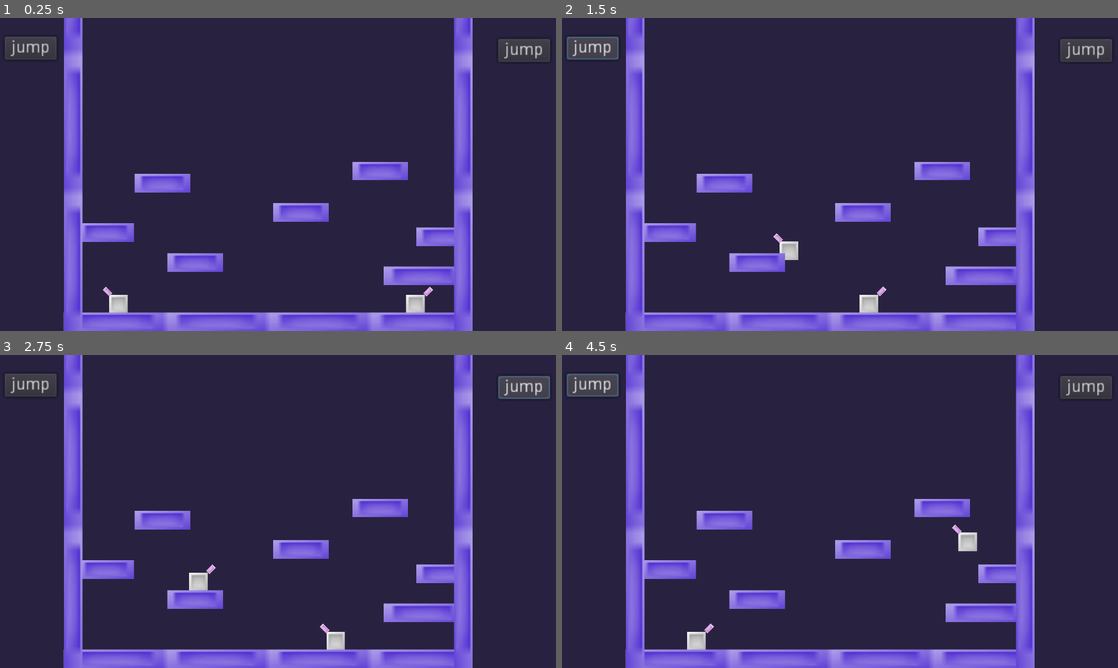
Above: before the commit, frames 1-4 (two rows, left to right).
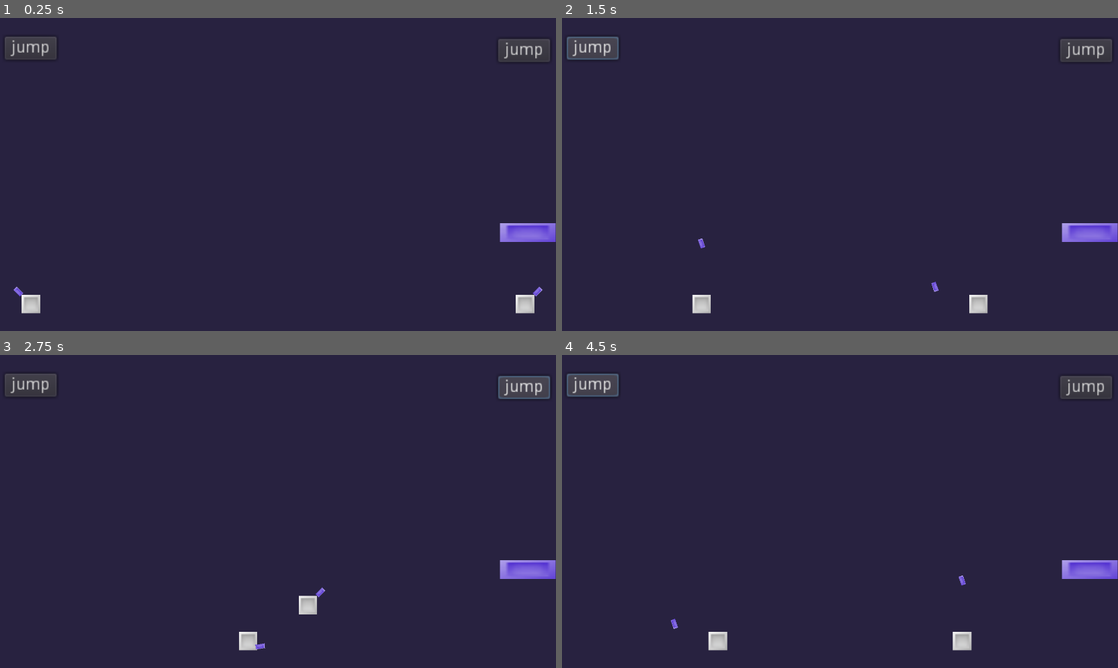
Above: after the commit, the same moments.

Repository: ra314/micro-sword-battles
Game: Godot game, scene res://Level Main.tscn
Same seed, same stepped clock (60 frames per second), same inputs: the game is played once before the commit and once after it. Before the commit the project starts from res://world.tscn.
Inputs:
- Up to frame 1 (0.25 s): no input
- Up to frame 2 (1.5 s): click "jump" at 0.5 s; click "jump" at 1.25 s
- Up to frame 3 (2.75 s): click "jump" at 2 s
- Up to frame 4 (4.5 s): click "jump" at 2.75 s; click "jump" at 3.5 s; click "jump" at 4.25 s

The runs differ from the first frame. In frame 1, 16% of the frame differs, in the area x 2-100%, y 0-100%; in frame 2, 16%; in frame 3, 16%; in frame 4, 16%.

Commit message:
Third commit?

Diff:
--- a/Level Main.gd
+++ b/Level Main.gd
@@ -8,11 +8,12 @@
 
 # Called when the node enters the scene tree for the first time.
 func _ready():
-	$Player1/Sword.connect("player_killed", self, "reset")
-	$Player2/Sword.connect("player_killed", self, "reset")
+	$Player1/Sword1.connect("player_killed", self, "reset")
+	$Player2/Sword2.connect("player_killed", self, "reset")
 	$Button1.connect("button_down", $Player1, "action")
 	$Button2.connect("button_down", $Player2, "action")
 	pass
 
 func reset(killed_player):
 	get_tree().reload_current_scene()
+	pass
--- a/Level Main.tscn
+++ b/Level Main.tscn
@@ -1,33 +1,60 @@
-[gd_scene load_steps=4 format=2]
+[gd_scene load_steps=6 format=2]
 
-[ext_resource path="res://icon.png" type="Texture" id=1]
+[ext_resource path="res://Level Main.gd" type="Script" id=1]
+[ext_resource path="res://Platform.tscn" type="PackedScene" id=2]
+[ext_resource path="res://OneWay1.tscn" type="PackedScene" id=3]
+[ext_resource path="res://player/player.tscn" type="PackedScene" id=4]
+[ext_resource path="res://Sword.tscn" type="PackedScene" id=5]
 
-[sub_resource type="RectangleShape2D" id=1]
-extents = Vector2( 512, 32 )
+[node name="World" type="Node2D"]
+script = ExtResource( 1 )
 
-[sub_resource type="RectangleShape2D" id=2]
-extents = Vector2( 32, 32 )
+[node name="Player1" parent="." instance=ExtResource( 4 )]
+position = Vector2( 1888, 984.631 )
+scale = Vector2( 4, 4 )
 
-[node name="Node2D" type="Node2D"]
+[node name="Sword1" parent="Player1" instance=ExtResource( 5 )]
+position = Vector2( 10.85, -10.85 )
 
-[node name="Floor" type="StaticBody2D" parent="."]
-position = Vector2( 32, 568 )
+[node name="Player2" parent="." instance=ExtResource( 4 )]
+position = Vector2( 32, 984 )
+scale = Vector2( 4, 4 )
+move_right = true
 
-[node name="CollisionShape2D" type="CollisionShape2D" parent="Floor"]
-position = Vector2( 480, 0 )
-shape = SubResource( 1 )
+[node name="Sword2" parent="Player2" instance=ExtResource( 5 )]
+position = Vector2( -10.85, -10.85 )
+rotation = 0.785398
 
-[node name="Sprite" type="Sprite" parent="Floor"]
-position = Vector2( 480, 0 )
-scale = Vector2( 16, 1 )
-texture = ExtResource( 1 )
+[node name="OneWay1" parent="." instance=ExtResource( 3 )]
+position = Vector2( 1727, 708 )
 
-[node name="KinematicBody2D" type="KinematicBody2D" parent="."]
-position = Vector2( 432, 456 )
-motion/sync_to_physics = true
+[node name="Platform" parent="." instance=ExtResource( 2 )]
+position = Vector2( 0, 1016 )
 
-[node name="CollisionShape2D" type="CollisionShape2D" parent="KinematicBody2D"]
-shape = SubResource( 2 )
+[node name="Platform2" parent="." instance=ExtResource( 2 )]
+position = Vector2( 0, -840 )
+rotation = 1.5708
 
-[node name="Sprite" type="Sprite" parent="KinematicBody2D"]
-texture = ExtResource( 1 )
+[node name="Platform3" parent="." instance=ExtResource( 2 )]
+position = Vector2( 1984, -840 )
+rotation = 1.5708
+
+[node name="Camera2D" type="Camera2D" parent="."]
+anchor_mode = 0
+current = true
+
+[node name="Button1" type="Button" parent="."]
+margin_left = 1720.0
+margin_top = 72.0
+margin_right = 1765.0
+margin_bottom = 92.0
+rect_scale = Vector2( 4, 4 )
+text = "jump"
+
+[node name="Button2" type="Button" parent="."]
+margin_left = 16.0
+margin_top = 64.0
+margin_right = 61.0
+margin_bottom = 84.0
+rect_scale = Vector2( 4, 4 )
+text = "jump"
--- a/OneWay1.tscn
+++ b/OneWay1.tscn
@@ -1,12 +1,13 @@
 [gd_scene load_steps=3 format=2]
 
-[ext_resource path="res://level/obstacle.png" type="Texture" id=1]
+[ext_resource path="res://obstacle.png" type="Texture" id=1]
 
 [sub_resource type="RectangleShape2D" id=1]
 extents = Vector2( 96, 32 )
 
 [node name="OneWay1" type="KinematicBody2D"]
 position = Vector2( 256, 64 )
+collision_mask = 0
 
 [node name="Sprite" type="Sprite" parent="."]
 position = Vector2( 96, 32 )
--- a/Platform.tscn
+++ b/Platform.tscn
@@ -1,17 +1,17 @@
 [gd_scene load_steps=3 format=2]
 
-[ext_resource path="res://level/long_obstacle.png" type="Texture" id=1]
+[sub_resource type="StreamTexture" id=13]
+flags = 4
 
 [sub_resource type="RectangleShape2D" id=12]
 extents = Vector2( 960, 32 )
 
 [node name="Platform" type="StaticBody2D"]
 position = Vector2( 0, 1015 )
-collision_mask = 3
 
 [node name="Sprite" type="Sprite" parent="."]
 scale = Vector2( 30, 4 )
-texture = ExtResource( 1 )
+texture = SubResource( 13 )
 centered = false
 
 [node name="CollisionShape2D" type="CollisionShape2D" parent="."]
--- a/Sword.tscn
+++ b/Sword.tscn
@@ -1,7 +1,7 @@
 [gd_scene load_steps=4 format=2]
 
-[ext_resource path="res://level/princess.png" type="Texture" id=1]
-[ext_resource path="res://level/sword.gd" type="Script" id=2]
+[ext_resource path="res://obstacle.png" type="Texture" id=1]
+[ext_resource path="res://sword.gd" type="Script" id=2]
 
 [sub_resource type="RectangleShape2D" id=7]
 extents = Vector2( 8, 8 )
@@ -10,6 +10,8 @@
 position = Vector2( 10, -10 )
 rotation = 2.35619
 scale = Vector2( 0.5, 0.25 )
+collision_layer = 4
+collision_mask = 0
 script = ExtResource( 2 )
 
 [node name="Collision" type="CollisionShape2D" parent="."]
--- a/level/sword.gd
+++ /dev/null
@@ -1,47 +0,0 @@
-extends KinematicBody2D
-
-const H_SPEED = 2
-const V_SPEED = 200
-
-var velocity = Vector2()
-onready var gravity = ProjectSettings.get_setting("physics/2d/default_gravity")
-var thrown = false
-var player = null
-var enemy_name
-var world = null
-
-func _ready():
-	player = get_parent()
-	if player.name == "Player1":
-		enemy_name = "Player2"
-	else:
-		enemy_name = "Player1"
-	world = player.get_parent()
-	$Area2D.connect("body_entered", self, "_on_body_entered")
-
-signal player_killed
-func _on_body_entered(body):
-	if thrown and body.name == enemy_name:
-		emit_signal("player_killed", body)
-
-func throw_self():
-	thrown = true
-	var prev_position = global_position
-	player.remove_child(self)
-	world.add_child(self)
-	position = prev_position
-	scale = Vector2(2, 1)
-	if player.move_right:
-		velocity = Vector2(H_SPEED, -V_SPEED)
-	else:
-		velocity = Vector2(-H_SPEED, -V_SPEED)
-
-func _physics_process(delta):
-	# Vertical movement code. Apply gravity.
-	if thrown:
-		if is_on_floor():
-			velocity = Vector2()
-		else:
-			velocity.y += gravity * delta
-			rotation_degrees += 2
-	move_and_slide_with_snap(velocity, Vector2.DOWN, Vector2.UP)
--- a/player/player.gd
+++ b/player/player.gd
@@ -1,4 +1,5 @@
 extends KinematicBody2D
+class_name Player
 
 const WALK_SPEED = 300
 const JUMP_SPEED = 1200
@@ -6,26 +7,35 @@
 const FALL_MULTIPLIER = 2.5;
 
 var velocity = Vector2(WALK_SPEED, 0)
-export var move_right = bool()
+export var move_right: bool
 var is_jumping = false
+var sword
 
 onready var gravity = ProjectSettings.get_setting("physics/2d/default_gravity")
 
 func _ready():
-	connect("throwing", $Sword, "throw_self")
+	sword = get_sword()
+
+func get_sword():
+	for child in get_children():
+		if child.name.begins_with("Sword"):
+			return child
+	return null
 
 func has_sword():
-	for child in get_children():
-		if child.name == "Sword":
-			return true
-	return false
+	return get_sword() != null
 
-signal throwing
+func switch_direction():
+	print(move_right)
+	move_right = not move_right
+	print(move_right)
+	if sword != null:
+		sword.init_pos_and_rot()
+
 func _physics_process(delta):
 	if is_on_wall():
-		print("im on the wall")
-		move_right = not move_right
-		print(velocity)
+		print("on wall, switching direction")
+		switch_direction()
 
 	if move_right:
 		velocity.x = WALK_SPEED
@@ -49,8 +59,8 @@
 func action():
 	# Check for jumping. is_on_floor() must be called after movement code.
 	if is_on_floor():
-		#if has_sword():
-		#	emit_signal("throwing")
-		#else:
-		velocity.y = -JUMP_SPEED
-		is_jumping = true
+		if has_sword():
+			sword.throw_self()
+		else:
+			velocity.y = -JUMP_SPEED
+			is_jumping = true
--- a/player/player.tscn
+++ b/player/player.tscn
@@ -7,6 +7,7 @@
 extents = Vector2( 7, 7 )
 
 [node name="Player" type="KinematicBody2D"]
+collision_layer = 2
 script = ExtResource( 1 )
 
 [node name="Sprite" type="Sprite" parent="."]
--- a/project.godot
+++ b/project.godot
@@ -8,13 +8,29 @@
 
 config_version=4
 
+_global_script_classes=[ {
+"base": "KinematicBody2D",
+"class": "Player",
+"language": "GDScript",
+"path": "res://player/player.gd"
+}, {
+"base": "KinematicBody2D",
+"class": "Sword",
+"language": "GDScript",
+"path": "res://sword.gd"
+} ]
+_global_script_class_icons={
+"Player": "",
+"Sword": ""
+}
+
 [application]
 
 config/name="Kinematic Character 2D"
 config/description="Example of how to make a kinematic character controller in 2D using
 KinematicBody2D. The character moves around, is affected by moving
 platforms, can jump through one-way collision platforms, etc."
-run/main_scene="res://world.tscn"
+run/main_scene="res://Level Main.tscn"
 config/icon="res://icon.png"
 
 [display]
--- /dev/null
+++ b/sword.gd
@@ -0,0 +1,92 @@
+extends KinematicBody2D
+class_name Sword
+
+const H_SPEED = 500
+const V_SPEED = 1000
+
+var velocity = Vector2()
+onready var gravity = ProjectSettings.get_setting("physics/2d/default_gravity")
+var thrown = false
+var player
+var enemy_name
+var world = null
+
+func _ready():
+	player = get_parent()
+	world = player.get_parent()
+	$Area2D.connect("body_entered", self, "_on_body_entered")
+
+func set_pnames():
+	if player.name == "Player1":
+		enemy_name = "Player2"
+	else:
+		enemy_name = "Player1"
+
+signal player_killed
+func _on_body_entered(body):
+	if thrown:
+		if body.name == enemy_name:
+			emit_signal("player_killed", body)
+	if is_on_floor():
+		if body.name.begins_with("Player"):
+			if body.sword == null:
+				add_to_player(body)
+
+func add_to_player(new_player):
+	player = new_player
+	set_pnames()
+	set_collision_mask_bit(PLATFORM_COLLISION_LAYER, false)
+	world.remove_child(self)
+	player.add_child(self)
+	player.sword = self
+	thrown = false
+	scale = SMALL_SCALE
+	init_pos_and_rot()
+
+func init_pos_and_rot():
+	print(player.move_right)
+	if player.move_right:
+		position = Vector2(-10.85, -10.85)
+		rotation_degrees = 45
+	else:
+		position = Vector2(10.85, -10.85)
+		rotation_degrees = 135
+
+const PLATFORM_COLLISION_LAYER = 0
+const PLAYER_COLLISION_LAYER = 1
+const BIG_SCALE = Vector2(2, 1)
+const SMALL_SCALE = Vector2(0.5, 0.25)
+func throw_self():
+	thrown = true
+
+	var prev_position = global_position
+	player.sword = null
+	player.remove_child(self)
+	world.add_child(self)
+	position = prev_position
+	scale = BIG_SCALE
+
+	if player.move_right:
+		velocity = Vector2(H_SPEED, -V_SPEED)
+	else:
+		velocity = Vector2(-H_SPEED, -V_SPEED)
+
+	set_collision_mask_bit(PLATFORM_COLLISION_LAYER, true)
+	set_collision_mask_bit(PLAYER_COLLISION_LAYER, true)
+
+func _physics_process(delta):
+	# Vertical movement code. Apply gravity.
+	if thrown:
+		# Become non dangerous
+		if is_on_floor():
+			velocity = Vector2()
+			set_collision_mask_bit(PLAYER_COLLISION_LAYER, false)
+			enemy_name = null
+			player = null
+		# Rotate and fall
+		else:
+			velocity.y += gravity * delta
+			rotation_degrees += 2
+			if is_on_wall():
+				velocity.x *= -1
+	move_and_slide_with_snap(velocity, Vector2.DOWN, Vector2.UP)
--- a/world.tscn
+++ b/world.tscn
@@ -12,22 +12,18 @@
 [node name="Player1" parent="." instance=ExtResource( 3 )]
 position = Vector2( 1510, 984 )
 scale = Vector2( 4, 4 )
-collision_layer = 2
 
-[node name="Sword" parent="Player1" instance=ExtResource( 4 )]
+[node name="Sword1" parent="Player1" instance=ExtResource( 4 )]
 position = Vector2( 10.85, -10.85 )
-collision_layer = 4
 
 [node name="Player2" parent="." instance=ExtResource( 3 )]
 position = Vector2( 334, 984 )
 scale = Vector2( 4, 4 )
-collision_layer = 2
 move_right = true
 
-[node name="Sword" parent="Player2" instance=ExtResource( 4 )]
+[node name="Sword2" parent="Player2" instance=ExtResource( 4 )]
 position = Vector2( -10.85, -10.85 )
 rotation = 0.785398
-collision_layer = 4
 
 [node name="OneWay1" parent="." instance=ExtResource( 2 )]
 position = Vector2( 270, 708 )
Binary file removed: level/circle.png
Not shown, removed: level/circle.png.import
Binary file removed: level/long_obstacle.png
Not shown, removed: level/long_obstacle.png.import
Not shown, removed: level/obstacle.png.import
Binary file removed: level/princess.png
Renamed: level/obstacle.png -> obstacle.png
Not shown, changed: obstacle.png.import
